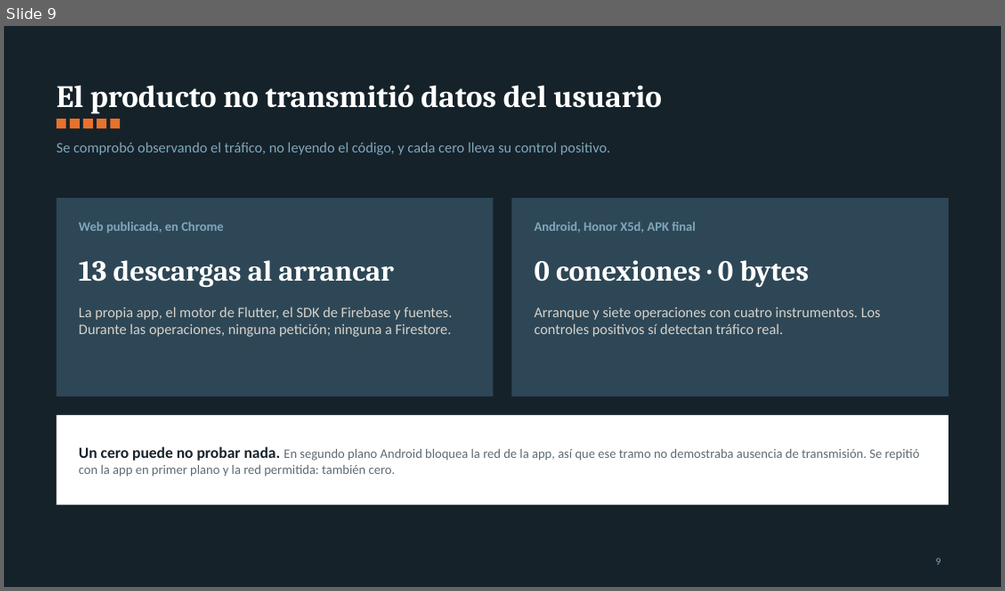
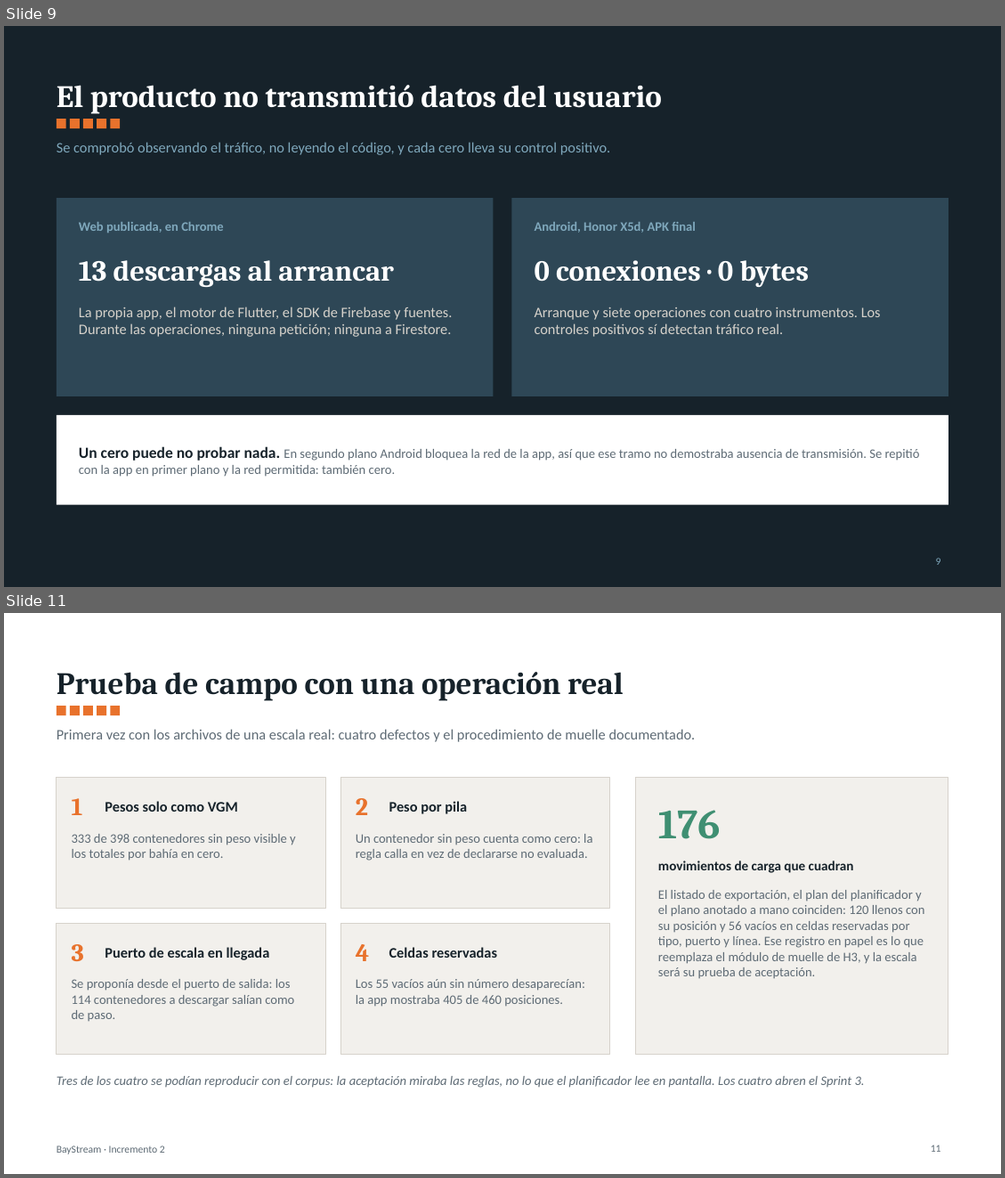
Before and after one commit to YovaWarrior/Proyecto-BayStream, a slide deck: docs/BayStream_Incremento2_Presentacion.pptx. Shown one above the other, each under a label of ours: slide 9 before the commit, slides 9 and 11 after it; the slides between them are not shown. The pictures are 1005x591 and 1005x1178 pixels, drawn with LibreOffice and Linux fonts; fonts in the diff are those of the drawing. Boxes give left, top, right and bottom in pixels: in the first picture for what was removed or moved away, otherwise in the second. Text is boxed around its words. In the diff, an @@ line names an element or a change of style, - is before the commit and + after.

Commit message:
Sprint 2 cerrado: T-49 terminada, 26 de 26 tareas y 35.0 h
Decision 10.49: la app instalada desde Google Play arranca sin red y abre un plan real. Entrega del 17-oct con corte al 6-oct: documento con el apartado III.G de la prueba de campo (Tabla 89, Tablas 77-90), presentacion de 14 diapositivas y tablero 26/26. RNF ajustados a pantallas de 1920x1080 y a Windows 11 con Windows 10 en uso. Caso MAGELLAN STAR con las respuestas de Carlos y el IMDG 42-24 recibido, fuera del repositorio.

```diff
--- a/docs/BayStream_Incremento2_Presentacion.pptx
+++ b/docs/BayStream_Incremento2_Presentacion.pptx
@@ slide 11 added at [4, 613, 1001, 1174], background #FFFFFF @@
@@ title added at [57, 672, 623, 701], 30 pt, text #16222A, bold @@
+Prueba de campo con una operación real
@@ rectangle added at [57, 706, 66, 715], fill #E8722C @@
@@ rectangle added at [70, 706, 80, 715], fill #E8722C @@
@@ rectangle added at [83, 706, 93, 715], fill #E8722C @@
@@ rectangle added at [97, 706, 106, 715], fill #E8722C @@
@@ rectangle added at [110, 706, 120, 715], fill #E8722C @@
@@ text added at [57, 729, 696, 742], 14 pt, text #5E6B75 @@
+Primera vez con los archivos de una escala real: cuatro defectos y el procedimiento de muelle documentado.
@@ rectangle added at [57, 778, 325, 908], fill #F2F0EC, outline #D6D2CB 0.75 pt @@
@@ text added at [72, 798, 83, 815], 24 pt, text #E8722C, bold @@
+1
@@ rectangle added at [340, 778, 610, 908], fill #F2F0EC, outline #D6D2CB 0.75 pt @@
@@ text added at [356, 798, 368, 815], 24 pt, text #E8722C, bold @@
+2
@@ rectangle added at [636, 778, 948, 1054], fill #F2F0EC, outline #D6D2CB 0.75 pt @@
@@ text added at [105, 801, 238, 811], 14 pt, text #16222A, bold @@
+Pesos solo como VGM
@@ text added at [389, 801, 467, 814], 14 pt, text #16222A, bold @@
+Peso por pila
@@ text added at [658, 810, 720, 839], 40 pt, text #3F8F72, bold @@
+176
@@ text added at [72, 834, 296, 860], 12.5 pt, text #5E6B75 @@
+333 de 398 contenedores sin peso visible y los totales por bahía en cero.
@@ text added at [356, 834, 592, 860], 12.5 pt, text #5E6B75 @@
+Un contenedor sin peso cuenta como cero: la regla calla en vez de declararse no evaluada.
@@ text added at [658, 860, 854, 873], 13 pt, text #16222A, bold @@
+movimientos de carga que cuadran
@@ text added at [658, 890, 924, 979], 12.5 pt, text #5E6B75 @@
+El listado de exportación, el plan del planificador y el plano anotado a mano coinciden: 120 llenos con su posición y 56 vacíos en celdas reservadas por tipo, puerto y línea. Ese registro en papel es lo que reemplaza el módulo de muelle de H3, y la escala será su prueba de aceptación.
@@ rectangle added at [57, 924, 325, 1054], fill #F2F0EC, outline #D6D2CB 0.75 pt @@
@@ rectangle added at [340, 924, 610, 1054], fill #F2F0EC, outline #D6D2CB 0.75 pt @@
@@ text added at [72, 944, 84, 961], 24 pt, text #E8722C, bold @@
+3
@@ text added at [105, 947, 270, 960], 14 pt, text #16222A, bold @@
+Puerto de escala en llegada
@@ text added at [356, 944, 369, 961], 24 pt, text #E8722C, bold @@
+4
@@ text added at [389, 947, 497, 957], 14 pt, text #16222A, bold @@
+Celdas reservadas
@@ text added at [72, 979, 294, 1022], 12.5 pt, text #5E6B75 @@
+Se proponía desde el puerto de salida: los 114 contenedores a descargar salían como de paso.
@@ text added at [356, 979, 585, 1006], 12.5 pt, text #5E6B75 @@
+Los 55 vacíos aún sin número desaparecían: la app mostraba 405 de 460 posiciones.
@@ text added at [57, 1076, 865, 1087], 12.5 pt, text #5E6B75, italic @@
+Tres de los cuatro se podían reproducir con el corpus: la aceptación miraba las reglas, no lo que el planificador lee en pantalla. Los cuatro abren el Sprint 3.
@@ text added at [57, 1145, 165, 1154], 10 pt, text #5E6B75 @@
+BayStream · Incremento 2
@@ page number added at [930, 1144, 941, 1151], 10 pt, text #5E6B75 @@
+11
```
Also in this commit, not shown: 6 slides changed, 5 other files.
